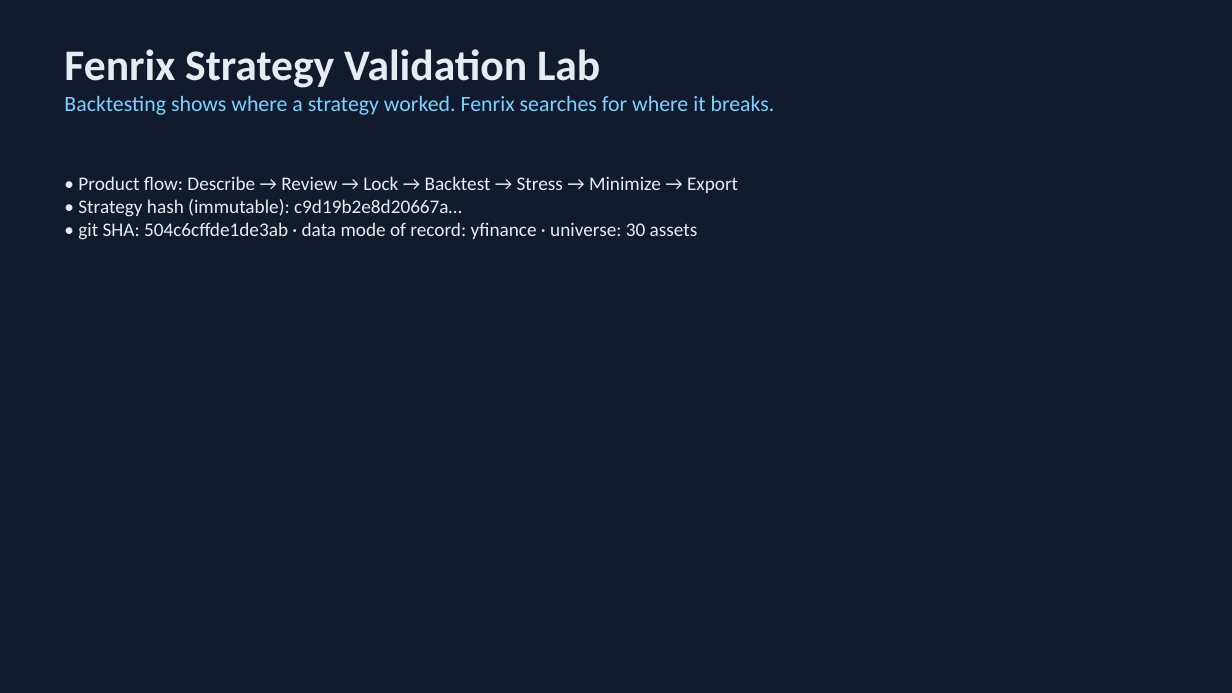
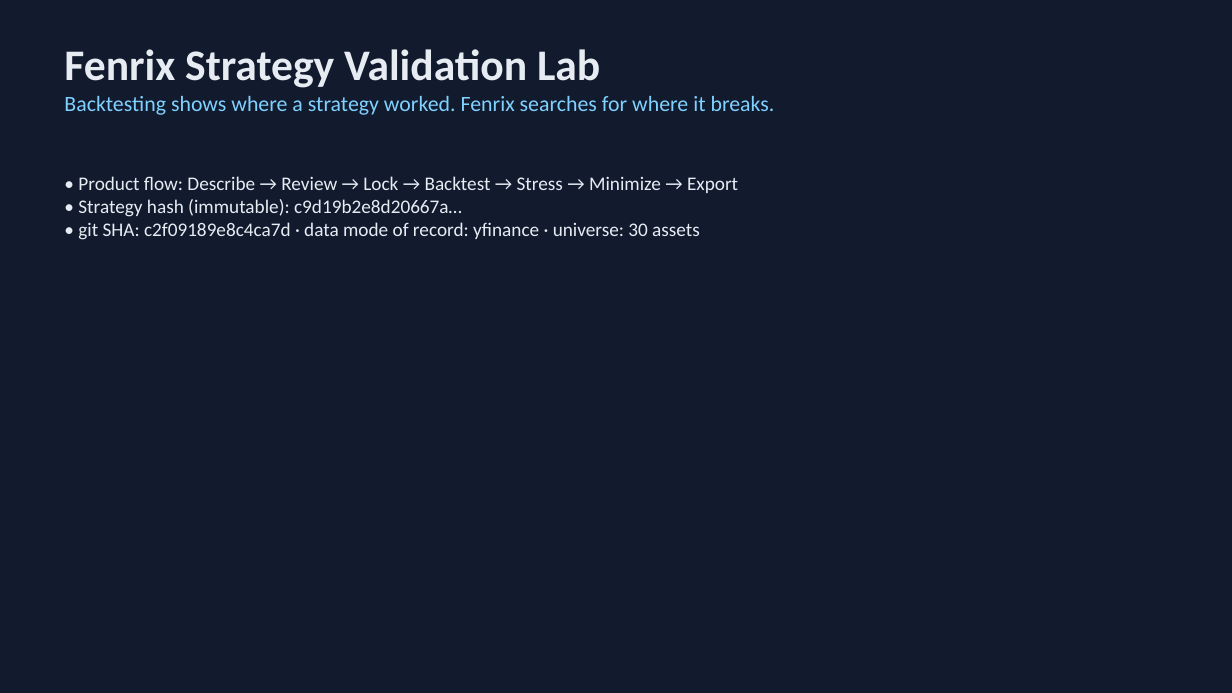
Before and after one commit to Scott-Switzer/market-fuzzer, a slide deck: slide 1 of app/static/pitch-deck/fenrix_deck.pptx. Drawn at 1232x693 pixels with LibreOffice and Linux fonts; fonts in the diff are those of the drawing. Boxes give left, top, right and bottom in pixels: in the first picture for what was removed or moved away, otherwise in the second. Text is boxed around its words. In the diff, an @@ line names an element or a change of style, - is before the commit and + after.

```diff
--- a/app/static/pitch-deck/fenrix_deck.pptx
+++ b/app/static/pitch-deck/fenrix_deck.pptx
@@ text at (78, 222, 700, 240): text changed @@
-• git SHA: 504c6cffde1de3ab · data mode of record: yfinance · universe: 30 assets
+• git SHA: c2f09189e8c4ca7d · data mode of record: yfinance · universe: 30 assets
```
Also in this commit, not shown: 3 other slides changed, 3 other files.
